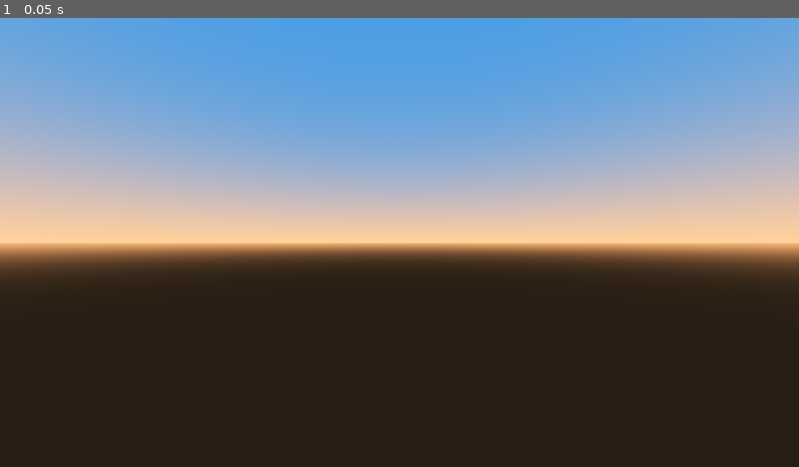
Above: before the commit, frame 1.
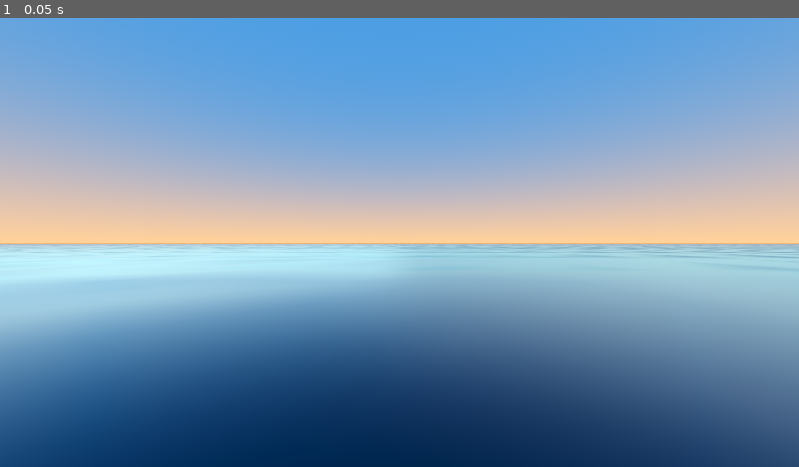
Above: after the commit, the same moment.

Repository: DeniLaFauci/Leonida
Game: Godot game, scene res://scenes/leonida_main.tscn
The game is run twice, just before and just after one commit, with the same random seed, the same clock (stepped at 60 frames per second) and the same inputs.
Inputs:
- Up to frame 1 (0.05 s): no input

The runs differ from the first frame. In frame 1, 50% of the frame differs, in the area x 0-100%, y 50-100%.

Commit message:
feat : mare procedurale e fusione orizzonte con aerial perspective

Diff:
--- a/scenes/leonida_main.tscn
+++ b/scenes/leonida_main.tscn
@@ -1,6 +1,7 @@
-[gd_scene load_steps=5 format=3]
+[gd_scene load_steps=8 format=3]
 
 [ext_resource type="Script" path="res://scripts/day_night_cycle.gd" id="1_sun"]
+[ext_resource type="Shader" path="res://shaders/leonida_water.gdshader" id="2_water"]
 
 [sub_resource type="ProceduralSkyMaterial" id="ProceduralSkyMaterial_1"]
 sky_top_color = Color(0.22, 0.48, 0.78, 1)
@@ -14,6 +15,19 @@
 background_mode = 2
 sky = SubResource("Sky_1")
 tonemap_mode = 3
+fog_enabled = true
+fog_density = 0.0025
+fog_aerial_perspective = 1.0
+
+[sub_resource type="ShaderMaterial" id="ShaderMaterial_1"]
+render_priority = 0
+shader = ExtResource("2_water")
+
+[sub_resource type="PlaneMesh" id="PlaneMesh_1"]
+material = SubResource("ShaderMaterial_1")
+size = Vector2(1200, 1200)
+subdivide_width = 128
+subdivide_depth = 128
 
 [node name="LeonidaWorld" type="Node3D"]
 
@@ -26,3 +40,6 @@
 
 [node name="Camera3D" type="Camera3D" parent="."]
 transform = Transform3D(1, 0, 0, 0, 1, 0, 0, 0, 1, 0, 3, 0)
+
+[node name="WaterPlane" type="MeshInstance3D" parent="."]
+mesh = SubResource("PlaneMesh_1")
--- /dev/null
+++ b/shaders/leonida_water.gdshader
@@ -0,0 +1,40 @@
+shader_type spatial;
+render_mode blend_mix, depth_draw_opaque, cull_back, specular_schlick_ggx;
+
+global uniform vec3 sun_direction;
+global uniform vec3 sun_color;
+
+uniform vec3 shallow_color : source_color = vec3(0.08, 0.45, 0.48);
+uniform vec3 deep_color : source_color = vec3(0.01, 0.12, 0.18);
+uniform float wave_height : hint_range(0.0, 1.0) = 0.18;
+uniform float wave_speed : hint_range(0.1, 3.0) = 1.20;
+
+varying vec3 world_pos;
+
+float calc_wave(vec2 p, float t) {
+	float w1 = sin(p.x * 0.35 + t * wave_speed) * 0.5;
+	float w2 = cos(p.y * 0.45 + t * wave_speed * 0.85) * 0.35;
+	float w3 = sin((p.x + p.y) * 0.22 - t * wave_speed * 1.1) * 0.25;
+	return (w1 + w2 + w3) * wave_height;
+}
+
+void vertex() {
+	world_pos = (MODEL_MATRIX * vec4(VERTEX, 1.0)).xyz;
+	float h = calc_wave(world_pos.xz, TIME);
+	VERTEX.y += h;
+
+	float eps = 0.25;
+	float hx = calc_wave(world_pos.xz + vec2(eps, 0.0), TIME);
+	float hz = calc_wave(world_pos.xz + vec2(0.0, eps), TIME);
+	NORMAL = normalize(vec3(h - hx, eps, h - hz));
+}
+
+void fragment() {
+	float fresnel = pow(1.0 - clamp(dot(NORMAL, VIEW), 0.0, 1.0), 4.0);
+	vec3 water_col = mix(deep_color, shallow_color, clamp(fresnel * 1.2, 0.0, 1.0));
+
+	ALBEDO = water_col;
+	ROUGHNESS = 0.06;
+	METALLIC = 0.05;
+	SPECULAR = mix(0.5, 1.0, fresnel);
+}
